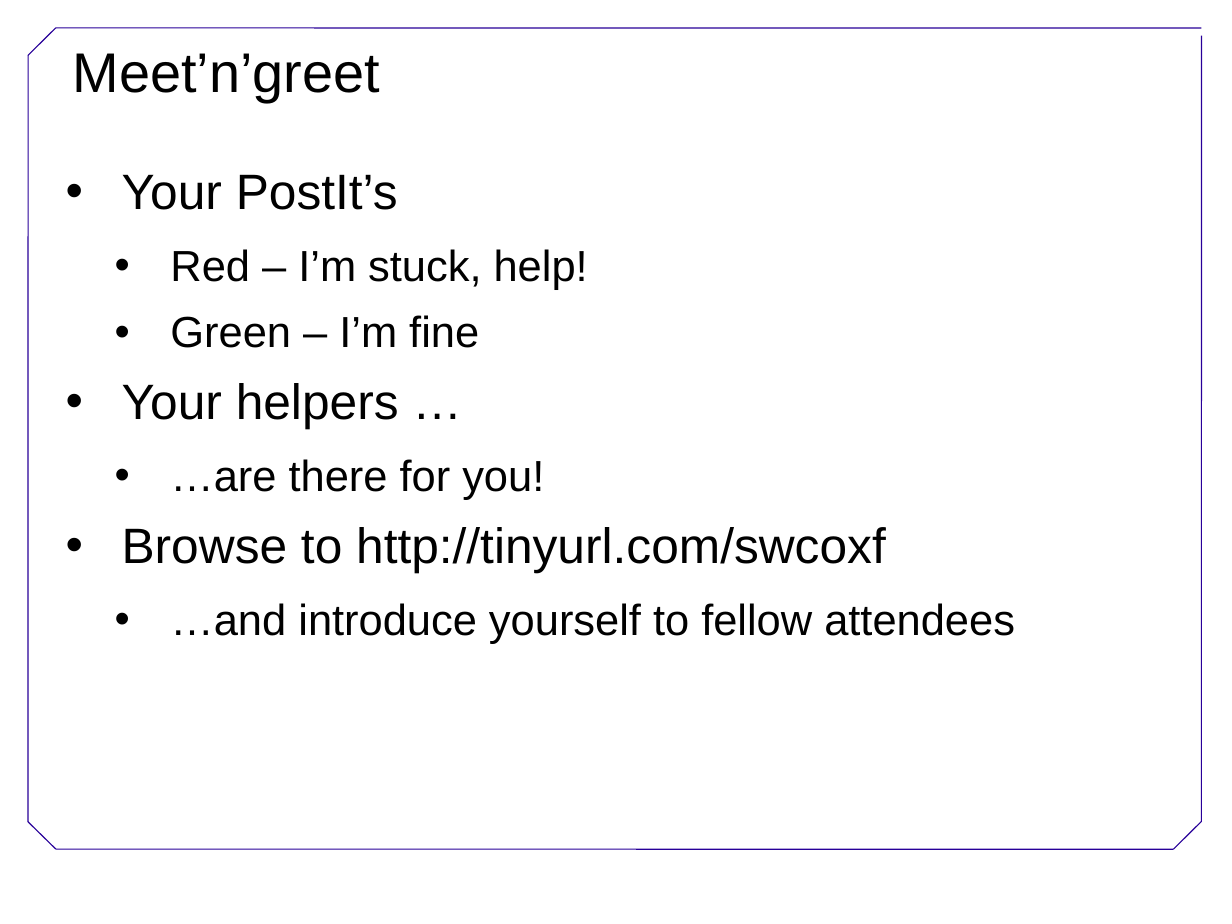
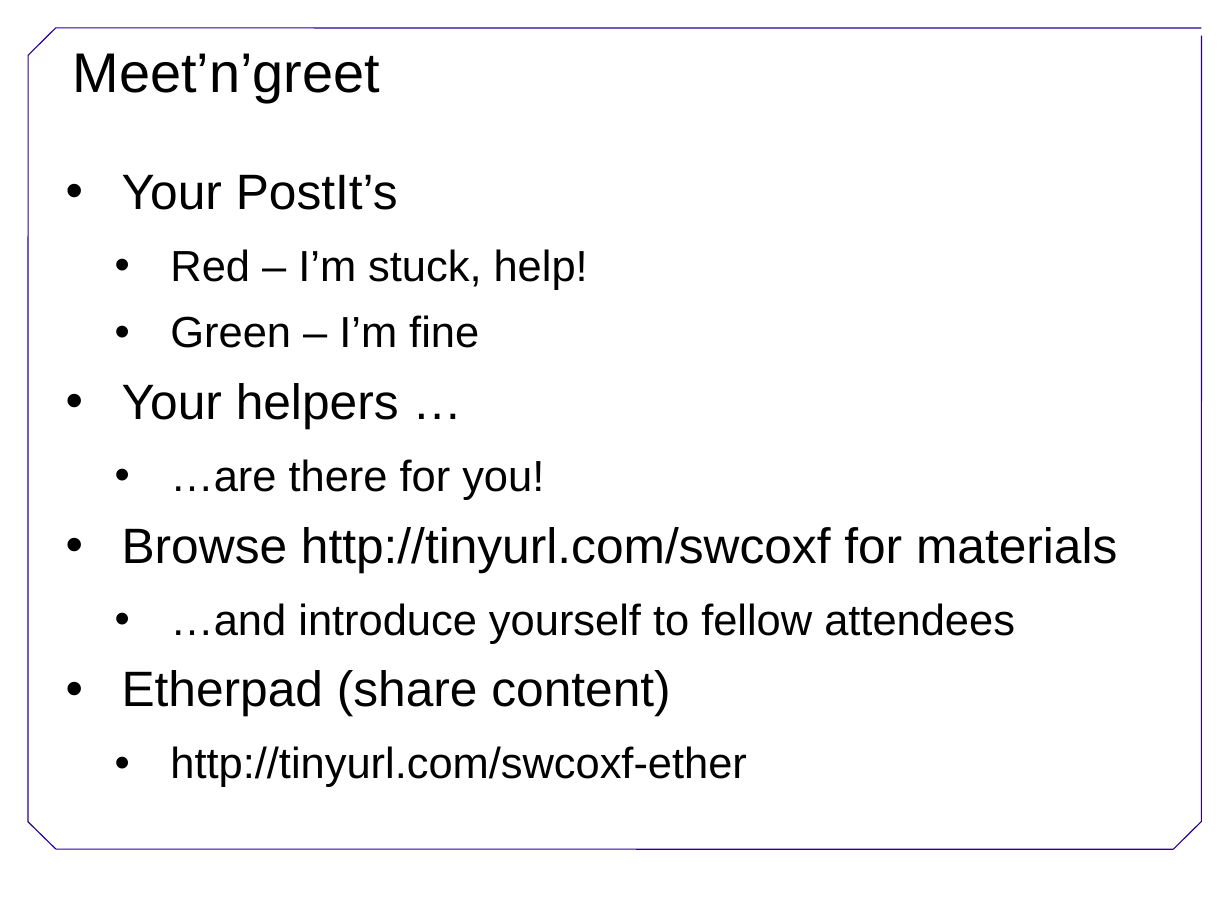
Before and after one commit to swcarpentry/DEPRECATED-boot-camps, a slide deck: slide 7 of Welcome.ppt. Drawn at 1232x924 pixels with LibreOffice and Linux fonts; fonts in the diff are those of the drawing; background and template pictures are left out. Boxes give left, top, right and bottom in pixels: in the first picture for what was removed or moved away, otherwise in the second. Text is boxed around its words. In the diff, an @@ line names an element or a change of style, - is before the commit and + after.

Commit message:
Added a link to an etherpad for use on the day.

```diff
--- a/Welcome.ppt
+++ b/Welcome.ppt
@@ text at [122, 527, 1117, 572]: text changed @@
-• Browse to http://tinyurl.com/swcoxf
+• Browse http://tinyurl.com/swcoxf for materials
@@ text at [122, 670, 746, 787]: paragraphs added @@
+• Etherpad (share content)
+  • http://tinyurl.com/swcoxf-ether
```
Also in this commit, not shown: 2 other slides changed.
